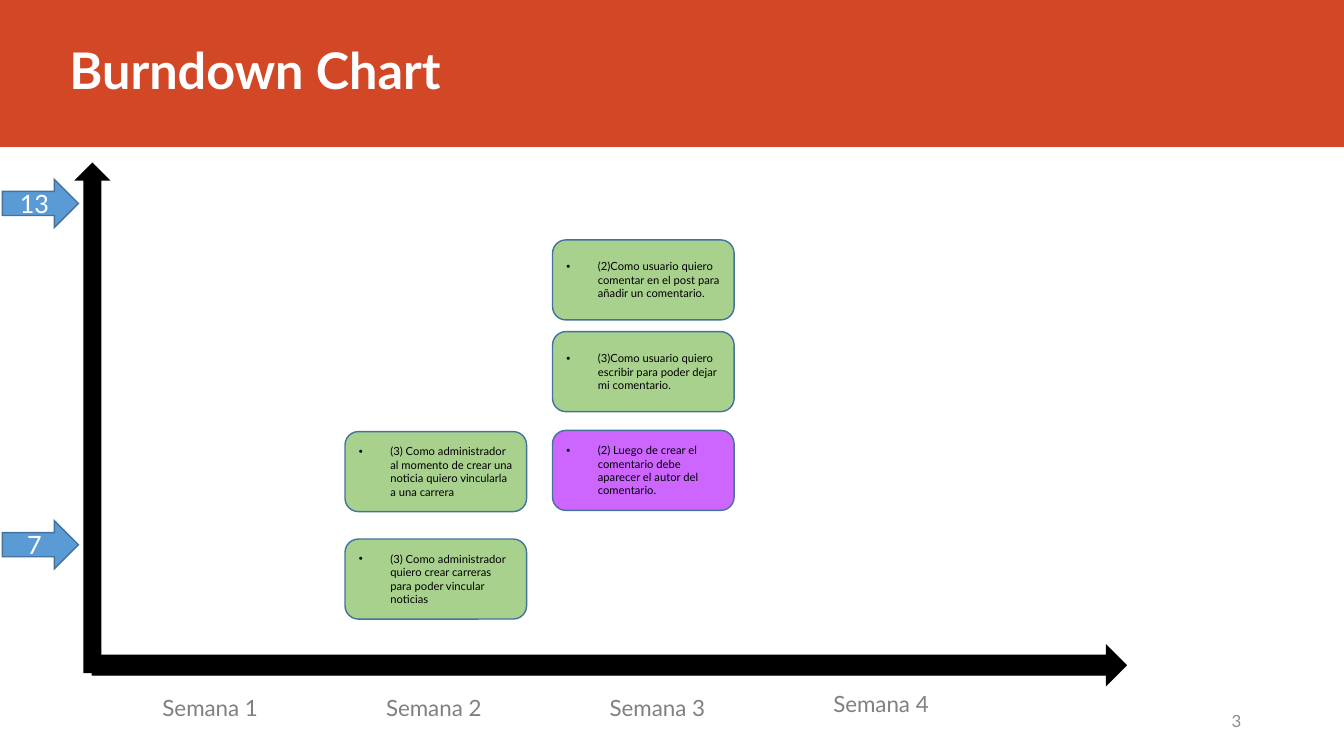
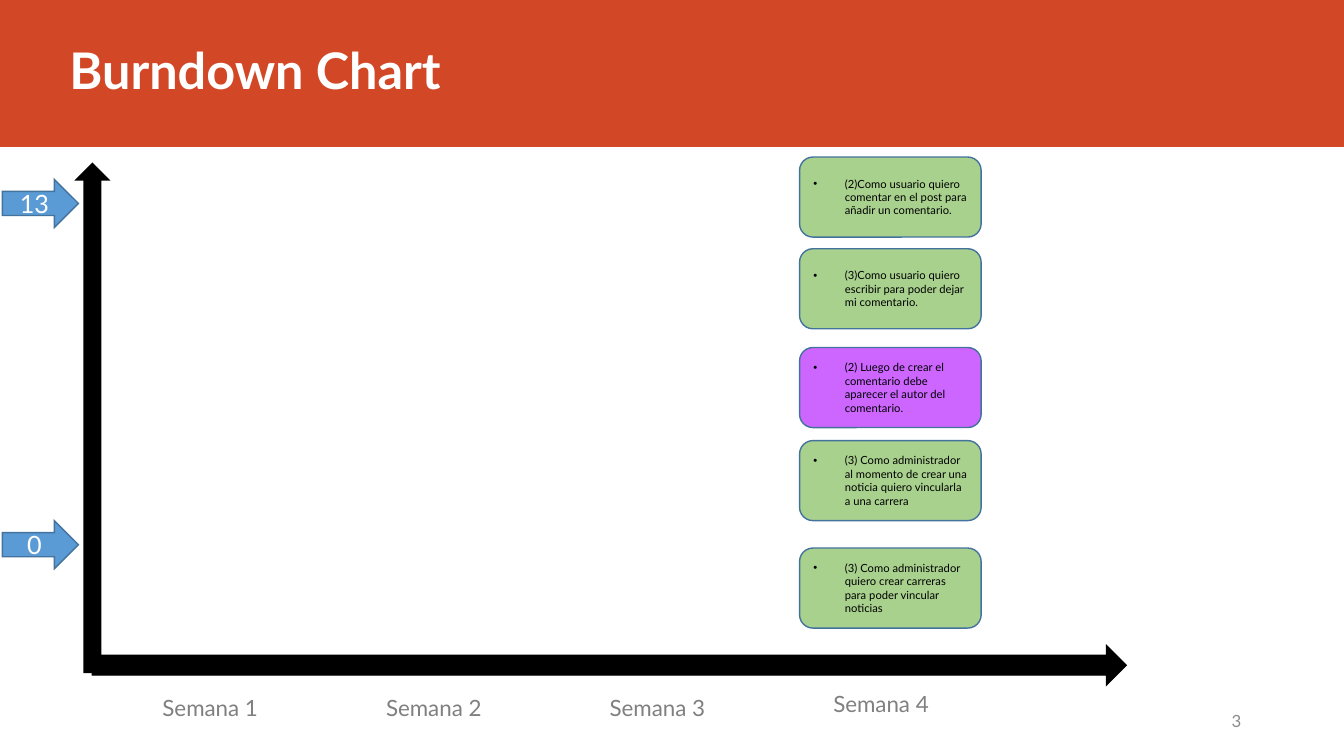
Before and after one commit to Danielacvd/ICF232_202010_GRUPO3-sw2, a slide deck: slide 3 of Monitoreo_Proyecto.pptx. Drawn at 1344x756 pixels with LibreOffice and Linux fonts; fonts in the diff are those of the drawing. Boxes give left, top, right and bottom in pixels: in the first picture for what was removed or moved away, otherwise in the second. Text is boxed around its words. In the diff, an @@ line names an element or a change of style, - is before the commit and + after.

```diff
--- a/Monitoreo_Proyecto.pptx
+++ b/Monitoreo_Proyecto.pptx
@@ 3 rounded rectangles: place and size @@
-3 rounded rectangles at box(553, 240, 734, 510)
+3 rounded rectangles at box(800, 157, 981, 427)
@@ rounded rectangle "(3) Como administrador al momento ...": place and size @@
-rounded rectangle "(3) Como administrador al momento ..." at box(345, 432, 526, 511)
+rounded rectangle "(3) Como administrador al momento ..." at box(800, 441, 981, 520)
@@ text in right arrow at box(27, 536, 42, 559): text changed @@
-7
+0
@@ rounded rectangle "(3) Como administrador quiero crear ...": place and size @@
-rounded rectangle "(3) Como administrador quiero crear ..." at box(345, 539, 526, 619)
+rounded rectangle "(3) Como administrador quiero crear ..." at box(800, 548, 981, 628)
```
Also in this commit, not shown: 1 other slide changed, 1 other file.
